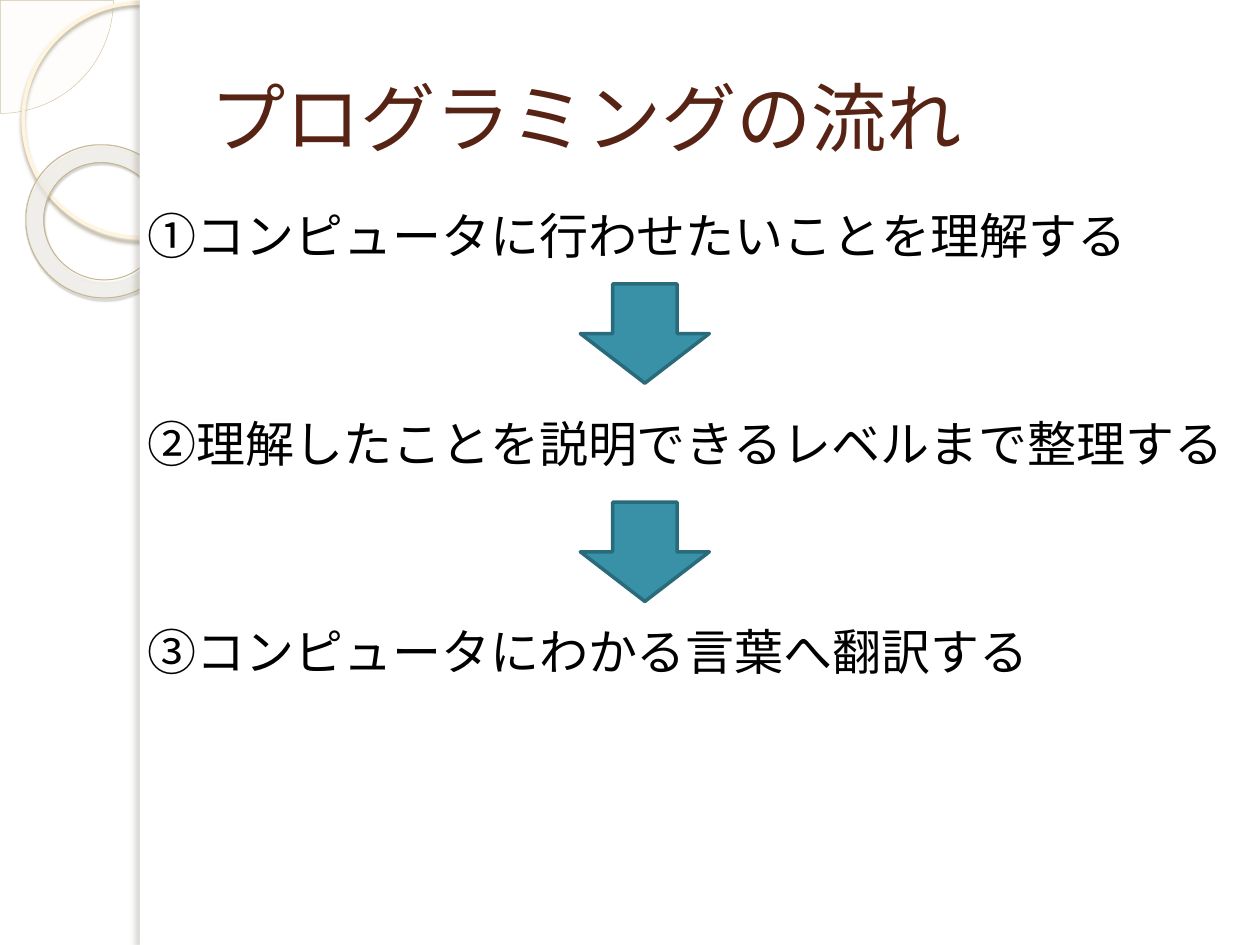
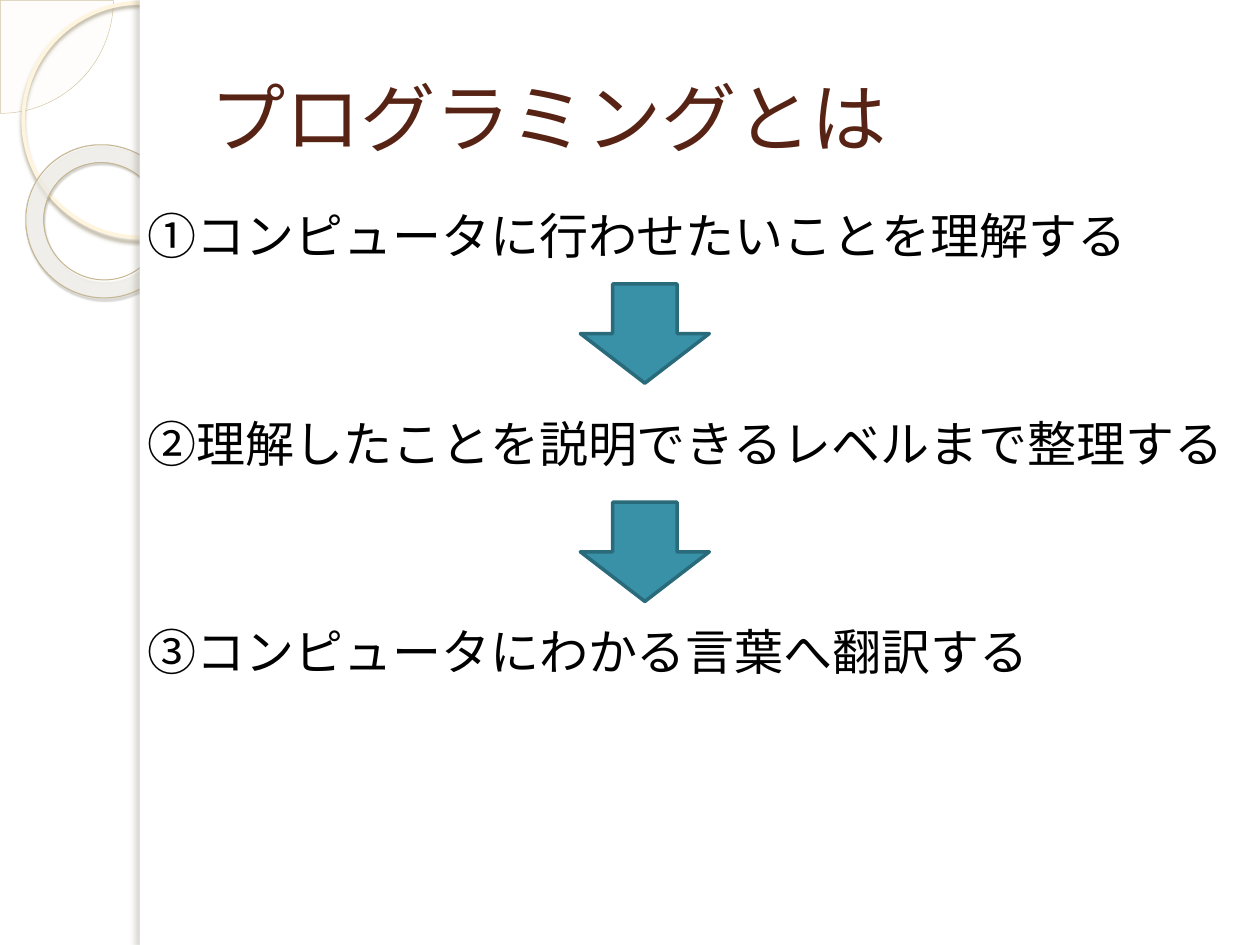
Before and after one commit to yuridonus/FEstudy, a slide deck: slide 4 of objectStudy.pptx (slide 5 before the commit). Drawn at 1260x945 pixels with LibreOffice and Linux fonts; fonts in the diff are those of the drawing; background and template pictures are left out. Boxes give left, top, right and bottom in pixels: in the first picture for what was removed or moved away, otherwise in the second. Text is boxed around its words. In the diff, an @@ line names an element or a change of style, - is before the commit and + after.

```diff
--- a/objectStudy.pptx
+++ b/objectStudy.pptx
@@ title at (x1=210, y1=83, x2=887, y2=151): text changed @@
-プログラミングの流れ
+プログラミングとは
```
Also in this commit, not shown: 12 other slides changed, 15 slides added, 5 slides removed.
